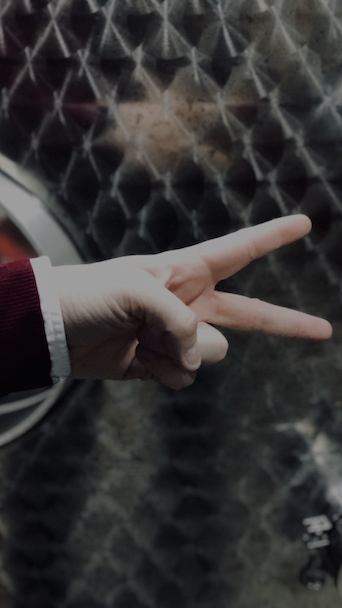
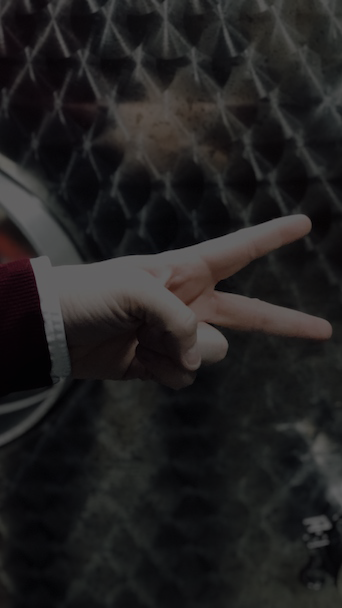
Two versions of the same layered image (342x608). Layer-by-layer changes:
pixels changed over [0, 0, 342, 608] (layer not identified)
